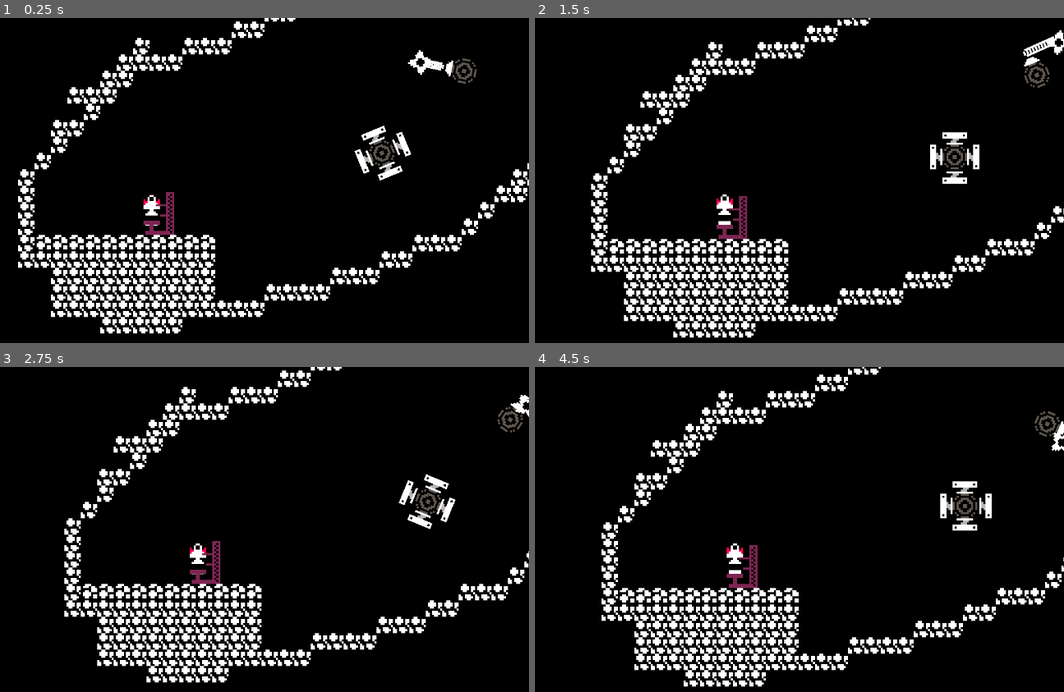
Above: before the commit, frames 1-4 (two rows, left to right).
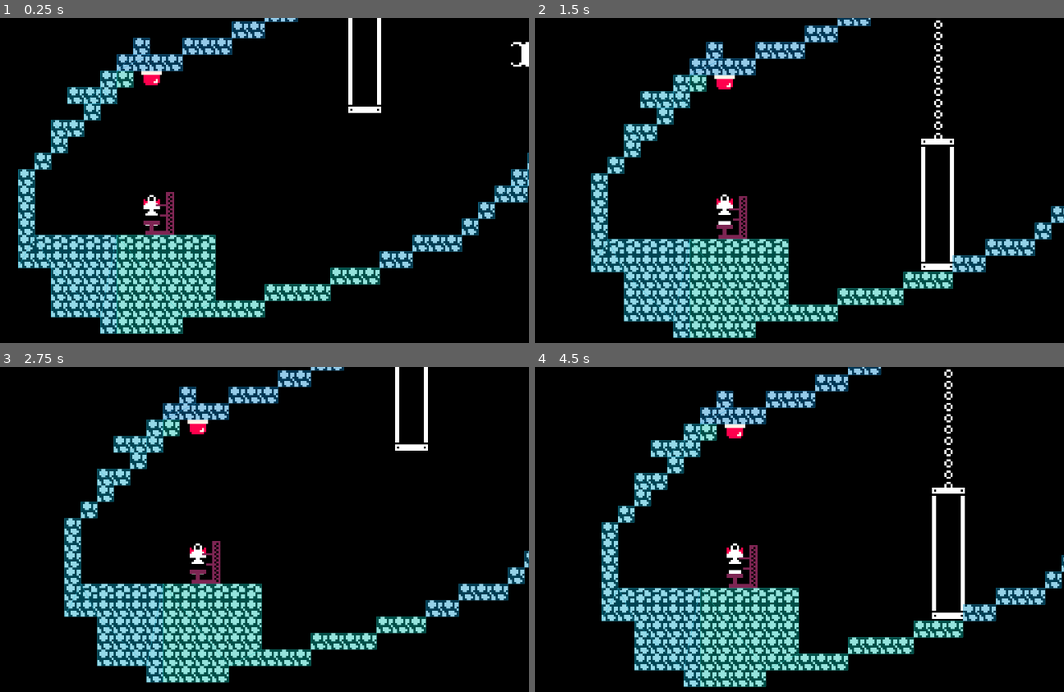
Above: after the commit, the same moments.

Repository: NEW-CYLANDIA/little-rocket
Game: Godot game, scene res://scenes/levels/taylor_levels/level_smorgasbord.tscn
Same seed, same stepped clock (60 frames per second), same inputs: the game is played once before the commit and once after it. This scene is started directly instead of the project's main scene.
Inputs (mouse positions are in pixels of both pictures, inside the frame that each line leads up to):
- Up to frame 1 (0.25 s): no input
- Up to frame 2 (1.5 s): move the mouse to (878, 183) at 0.52 s; hold D (right) 0.53-1.28 s; right-click (878, 183) at 0.6 s; move the mouse to (603, 222) at 1.27 s; hold S (down) from 1.28 s (still down); click (603, 222) at 1.35 s
- Up to frame 3 (2.75 s): move the mouse to (264, 471) at 2.02 s; release S (down) at 2.03 s; hold D (right) from 2.03 s (still down); right-click (264, 471) at 2.1 s
- Up to frame 4 (4.5 s): move the mouse to (704, 627) at 2.77 s; release D (right) at 2.78 s; hold W (up) 2.78-3.53 s; click (704, 627) at 2.85 s; move the mouse to (931, 607) at 3.52 s; hold A (left) from 3.53 s (still down); right-click (931, 607) at 3.6 s; move the mouse to (540, 497) at 4.27 s; click (540, 497) at 4.35 s

The runs differ from the first frame. In frame 1, 19% of the frame differs, in the area x 3-100%, y 0-98%; in frame 2, 19%; in frame 3, 18%; in frame 4, 18%.

Commit message:
fixing arm schtuff

Diff:
--- a/objects/arm/arm.gd
+++ b/objects/arm/arm.gd
@@ -16,7 +16,10 @@
 @export var start_retracted:bool = false;
 
 @export var chain_links:int = 20;
+
 @export_tool_button("Update links") var update_links_action = _update_links;
+
+
 
 @onready var base = $Base
 
@@ -31,10 +34,12 @@
 signal extended();
 
 func _ready():
-
-	extend_distance = (attachment.global_position - get_retract_position()).length();
+	await get_tree().process_frame
+	extend_distance = (attachment.position - get_retract_position()).length();
 	if start_retracted:
-		retract();
+		if not use_physics:
+			attachment.position = get_retract_position()
+		retract()
 	else:
 		extend();
 	_update_links();
@@ -44,28 +49,27 @@
 
 func get_retract_position():
 	if retract_position_reference:
-		return retract_position_reference.global_position;
+		return retract_position_reference.position;
 	else:
-		return base.global_position
+		return position
 func _process(delta):
 	chain.source = base;
 	chain.destination = attachment;
 	if not Engine.is_editor_hint():
-		if not move_complete:
-			if retracting: current_dest = get_retract_position()
-			else: current_dest = get_retract_position() + Vector2.from_angle(global_rotation)*extend_distance
-			if attachment is SimpleBody and use_physics:
-				attachment.gravity_scale = 0;
+		if retracting: current_dest = get_retract_position()
+		else: current_dest = get_retract_position() + Vector2.from_angle(rotation - PI/2)*extend_distance
+		if attachment is SimpleBody and use_physics:
+			attachment.gravity_scale = 0;
 
-				var force = (current_dest - attachment.position)
-				attachment.apply_central_force(force * speed - attachment.linear_velocity * damping_force)
-				if attachment.position.distance_to(current_dest) < 10 and attachment.linear_velocity.length() < 1:
-					move_completed();
-			else:
-				attachment.global_position = attachment.global_position.lerp(current_dest, delta * delta * speed)
-				if attachment.global_position.distance_to(current_dest) < 1:
-					move_completed()
-					attachment.global_position = current_dest;
+			var force = (current_dest - attachment.position)
+			attachment.apply_central_force(force * speed - attachment.linear_velocity * damping_force)
+			if attachment.position.distance_to(current_dest) < 10 and attachment.linear_velocity.length() < 1:
+				move_completed();
+		else:
+			attachment.position = attachment.position.lerp(current_dest, delta * delta * speed)
+			if attachment.position.distance_to(current_dest) < 1:
+				move_completed()
+				attachment.position = current_dest;
 
 func move_completed():
 	print("Here")
@@ -80,6 +84,5 @@
 	retracting = true;
 
 func toggle():
-	print("Here")
 	if retracting: extend()
 	else: retract();
--- a/objects/arm/arm.tscn
+++ b/objects/arm/arm.tscn
@@ -9,11 +9,11 @@
 script = ExtResource("1_vopon")
 
 [node name="Base" type="Sprite2D" parent="." unique_id=229118030]
-position = Vector2(0, 4)
+position = Vector2(0, -1)
 texture = ExtResource("2_i5xt7")
 
 [node name="Chain" type="Node2D" parent="." unique_id=1710703765 node_paths=PackedStringArray("source")]
-position = Vector2(0, 2)
+position = Vector2(0, -3)
 script = ExtResource("3_bo74x")
 source = NodePath("../Base")
 link_amount = 10
--- a/scenes/levels/taylor_levels/level_smorgasbord.tscn
+++ b/scenes/levels/taylor_levels/level_smorgasbord.tscn
@@ -3,9 +3,7 @@
 [ext_resource type="PackedScene" uid="uid://yn5r6iaxkovl" path="res://scenes/levels/base_level.tscn" id="1_gyjg3"]
 [ext_resource type="PackedScene" uid="uid://bqkln7v3kbca2" path="res://components/wheel/wheel.tscn" id="2_fhu4e"]
 [ext_resource type="PackedScene" uid="uid://dw6avfl8awuk4" path="res://components/timer/timer.tscn" id="3_7gtd8"]
-[ext_resource type="Script" uid="uid://1rpg45rcorat" path="res://systems/toggle_group.gd" id="4_16df7"]
 [ext_resource type="PackedScene" uid="uid://d12y6vecq6ewb" path="res://components/rocket/rocket.tscn" id="4_hv7ai"]
-[ext_resource type="PackedScene" uid="uid://b1a38vlbtd5ap" path="res://objects/saw/saw.tscn" id="4_kau8d"]
 [ext_resource type="PackedScene" uid="uid://bccocynq72uu8" path="res://components/gun/gun.tscn" id="5_7lk2b"]
 [ext_resource type="PackedScene" uid="uid://dv2m1lsmkeua8" path="res://objects/arm/arm.tscn" id="7_hv7ai"]
 [ext_resource type="PackedScene" uid="uid://bsknh3cairn2e" path="res://objects/barrel/barrel.tscn" id="8_7lk2b"]
@@ -14,6 +12,7 @@
 [ext_resource type="PackedScene" uid="uid://jp280qwp77vy" path="res://objects/cannon/cannon.tscn" id="11_p4l50"]
 [ext_resource type="PackedScene" uid="uid://dh3nmvfkc07rp" path="res://objects/conveyor/conveyor_belt.tscn" id="12_y2hym"]
 [ext_resource type="PackedScene" uid="uid://ca8psg28bb0im" path="res://objects/conveyor/conveyor.tscn" id="13_vbdyk"]
+[ext_resource type="PackedScene" uid="uid://fsjnpsds4nq" path="res://objects/strawberry/strawberry.tscn" id="15_16df7"]
 [ext_resource type="PackedScene" uid="uid://cs5fchmuspvhd" path="res://objects/switch/switch.tscn" id="15_kau8d"]
 [ext_resource type="PackedScene" uid="uid://ce4m3oax3ijsw" path="res://objects/water/water.tscn" id="16_16df7"]
 
@@ -21,6 +20,7 @@
 
 [node name="Level" parent="." index="0" unique_id=1468971203]
 tile_map_data = PackedByteArray("AAC7/xoAAAAAAAAAAAC8/xoAAAAAAAAAAAC9/xoAAAAAAAAAAAC+/xoAAAAAAAAAAAC//xoAAAAAAAAAAADA/x …(2752 unchanged characters)…
+collision_visibility_mode = 1
 
 [node name="PlayerSpawn" parent="." index="1" unique_id=2046660635]
 position = Vector2(-192, 0)
@@ -45,87 +45,64 @@
 position = Vector2(-14, 0)
 rotation = 4.712389
 
-[node name="Wheel3" parent="LevelObjects/Sequence 1" index="1" unique_id=260244531 instance=ExtResource("2_fhu4e")]
-position = Vector2(-384, 168)
-rotation = 0.7853982
-
-[node name="BouncePad" parent="LevelObjects/Sequence 1/Wheel3" index="1" unique_id=1998389796 instance=ExtResource("9_kk5yq")]
-position = Vector2(0, -15)
-
-[node name="BouncePad2" parent="LevelObjects/Sequence 1/Wheel3" index="2" unique_id=1090993817 instance=ExtResource("9_kk5yq")]
-position = Vector2(14, 0)
-rotation = 1.5707964
-
-[node name="BouncePad3" parent="LevelObjects/Sequence 1/Wheel3" index="3" unique_id=1579357157 instance=ExtResource("9_kk5yq")]
-position = Vector2(0, 14)
-rotation = 3.1415927
-
-[node name="BouncePad4" parent="LevelObjects/Sequence 1/Wheel3" index="4" unique_id=619261860 instance=ExtResource("9_kk5yq")]
-position = Vector2(-14, 0)
-rotation = 4.712389
-
-[node name="Wheel" parent="LevelObjects" parent_id_path=PackedInt32Array(925880861) index="1" unique_id=447890471 instance=ExtResource("2_fhu4e")]
-position = Vector2(-344, 128)
-continuous_speed = 45.0
-
-[node name="ToggleGroup" type="Node2D" parent="LevelObjects/Wheel" index="1" unique_id=1981353580]
-script = ExtResource("4_16df7")
-
-[node name="Arm2" parent="LevelObjects/Wheel/ToggleGroup" index="0" unique_id=184563611 node_paths=PackedStringArray("attachment") instance=ExtResource("7_hv7ai")]
-position = Vector2(-14, 0)
-rotation = -1.5707964
-attachment = NodePath("../Saw")
-start_retracted = true
-chain_links = 10
-
-[node name="Saw" parent="LevelObjects/Wheel/ToggleGroup" index="1" unique_id=369330409 instance=ExtResource("4_kau8d")]
-position = Vector2(-32, 0)
-
-[node name="Wheel2" parent="LevelObjects" parent_id_path=PackedInt32Array(925880861) index="2" unique_id=1746750239 instance=ExtResource("2_fhu4e")]
+[node name="Wheel2" parent="LevelObjects" parent_id_path=PackedInt32Array(925880861) index="1" unique_id=1746750239 instance=ExtResource("2_fhu4e")]
 position = Vector2(-264.00003, 47.999992)
 rotation = 1.5726134
 continuous_speed = 45.0
 
-[node name="Timer" parent="LevelObjects" parent_id_path=PackedInt32Array(925880861) index="3" unique_id=2141239095 instance=ExtResource("3_7gtd8")]
+[node name="Timer" parent="LevelObjects" parent_id_path=PackedInt32Array(925880861) index="2" unique_id=2141239095 instance=ExtResource("3_7gtd8")]
 position = Vector2(-48, -8)
 
-[node name="Rocket" parent="LevelObjects" parent_id_path=PackedInt32Array(925880861) index="4" unique_id=1185440983 instance=ExtResource("4_hv7ai")]
+[node name="Rocket" parent="LevelObjects" parent_id_path=PackedInt32Array(925880861) index="3" unique_id=1185440983 instance=ExtResource("4_hv7ai")]
 position = Vector2(-96, -8)
 
-[node name="Gun" parent="LevelObjects" parent_id_path=PackedInt32Array(925880861) index="5" unique_id=1534434290 instance=ExtResource("5_7lk2b")]
+[node name="Gun" parent="LevelObjects" parent_id_path=PackedInt32Array(925880861) index="4" unique_id=1534434290 instance=ExtResource("5_7lk2b")]
 position = Vector2(-120, -8)
 
-[node name="Arm" parent="LevelObjects" parent_id_path=PackedInt32Array(925880861) index="6" unique_id=2119408330 node_paths=PackedStringArray("attachment") instance=ExtResource("7_hv7ai")]
-position = Vector2(-152, 16)
-attachment = NodePath("../Cannon")
-
-[node name="Barrel" parent="LevelObjects" parent_id_path=PackedInt32Array(925880861) index="7" unique_id=236329877 instance=ExtResource("8_7lk2b")]
+[node name="Barrel" parent="LevelObjects" parent_id_path=PackedInt32Array(925880861) index="5" unique_id=236329877 instance=ExtResource("8_7lk2b")]
 position = Vector2(-120, 16)
 
-[node name="Box" parent="LevelObjects" parent_id_path=PackedInt32Array(925880861) index="8" unique_id=1651556813 instance=ExtResource("10_040p1")]
-position = Vector2(-64, 16)
-
-[node name="Cannon" parent="LevelObjects" parent_id_path=PackedInt32Array(925880861) index="9" unique_id=462408111 instance=ExtResource("11_p4l50")]
+[node name="Cannon" parent="LevelObjects" parent_id_path=PackedInt32Array(925880861) index="6" unique_id=462408111 instance=ExtResource("11_p4l50")]
 position = Vector2(-32, 8)
 
-[node name="ConveyorBelt" parent="LevelObjects" parent_id_path=PackedInt32Array(925880861) index="10" unique_id=144110766 instance=ExtResource("12_y2hym")]
+[node name="ConveyorBelt" parent="LevelObjects" parent_id_path=PackedInt32Array(925880861) index="7" unique_id=144110766 instance=ExtResource("12_y2hym")]
 position = Vector2(0, 16)
 
 [node name="Conveyor" parent="LevelObjects/ConveyorBelt" index="0" unique_id=1297743976 instance=ExtResource("13_vbdyk")]
 
-[node name="Switch" parent="LevelObjects" parent_id_path=PackedInt32Array(925880861) index="11" unique_id=947060351 instance=ExtResource("15_kau8d")]
+[node name="Switch" parent="LevelObjects" parent_id_path=PackedInt32Array(925880861) index="8" unique_id=947060351 instance=ExtResource("15_kau8d")]
 position = Vector2(72, 24)
 rotation = -3.1415925
 
-[node name="Water" parent="LevelObjects" parent_id_path=PackedInt32Array(925880861) index="12" unique_id=1456241817 instance=ExtResource("16_16df7")]
+[node name="Water" parent="LevelObjects" parent_id_path=PackedInt32Array(925880861) index="9" unique_id=1456241817 instance=ExtResource("16_16df7")]
 position = Vector2(112, 8)
 size = Vector2(1, 1)
+
+[node name="Box" parent="LevelObjects" parent_id_path=PackedInt32Array(925880861) index="10" unique_id=1651556813 instance=ExtResource("10_040p1")]
+position = Vector2(-393, 191)
+size = Vector2(1, 4)
+
+[node name="Arm" parent="LevelObjects" parent_id_path=PackedInt32Array(925880861) index="11" unique_id=1212366760 node_paths=PackedStringArray("attachment") instance=ExtResource("7_hv7ai")]
+position = Vector2(-392, 84)
+rotation = -3.1415925
+attachment = NodePath("../Box")
+use_physics = true
+start_retracted = true
+
+[node name="Switch2" parent="LevelObjects" parent_id_path=PackedInt32Array(925880861) index="12" unique_id=610446048 instance=ExtResource("15_kau8d")]
+position = Vector2(-496, 136)
+rotation = -3.1415925
 
 [node name="DeathZone" parent="." index="4" unique_id=75708491]
 collision_layer = 0
 
 [node name="Timer" parent="." index="6" unique_id=1877704699 instance=ExtResource("3_7gtd8")]
 position = Vector2(-288, 232)
-wait_time = 1.0
 
-[connection signal="timeout" from="Timer" to="LevelObjects/Wheel/ToggleGroup" method="toggle"]
+[node name="Cannon" parent="." index="7" unique_id=885486632 instance=ExtResource("11_p4l50")]
+position = Vector2(-320, 120)
+rotation = -1.5707964
+cannonball = ExtResource("15_16df7")
+can_suck_player = false
+
+[connection signal="switched" from="LevelObjects/Switch2" to="LevelObjects/Arm" method="toggle"]
